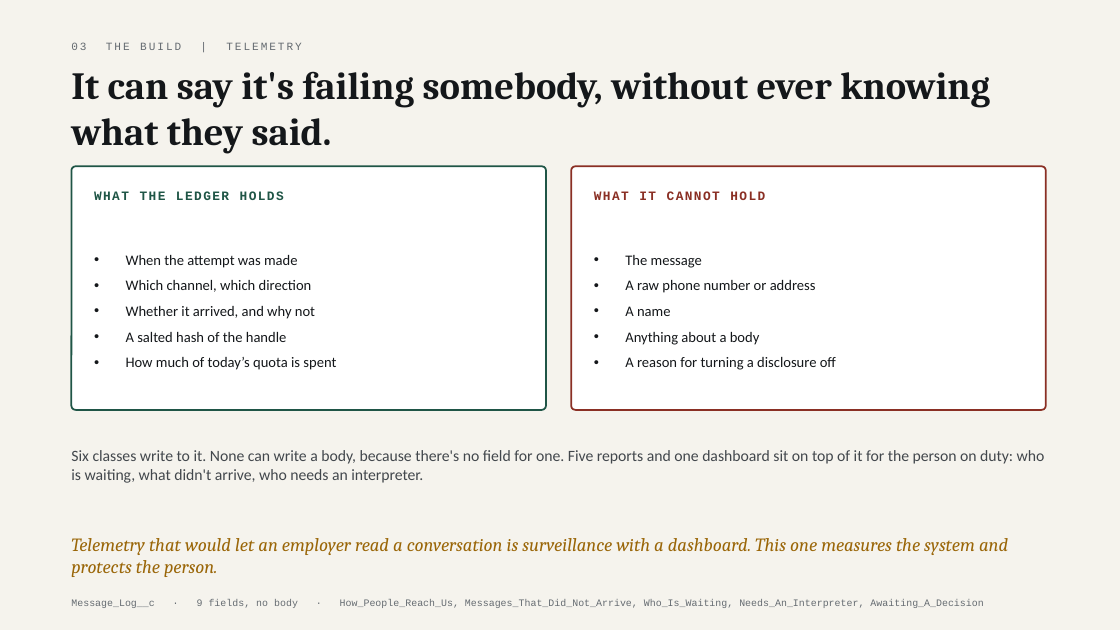
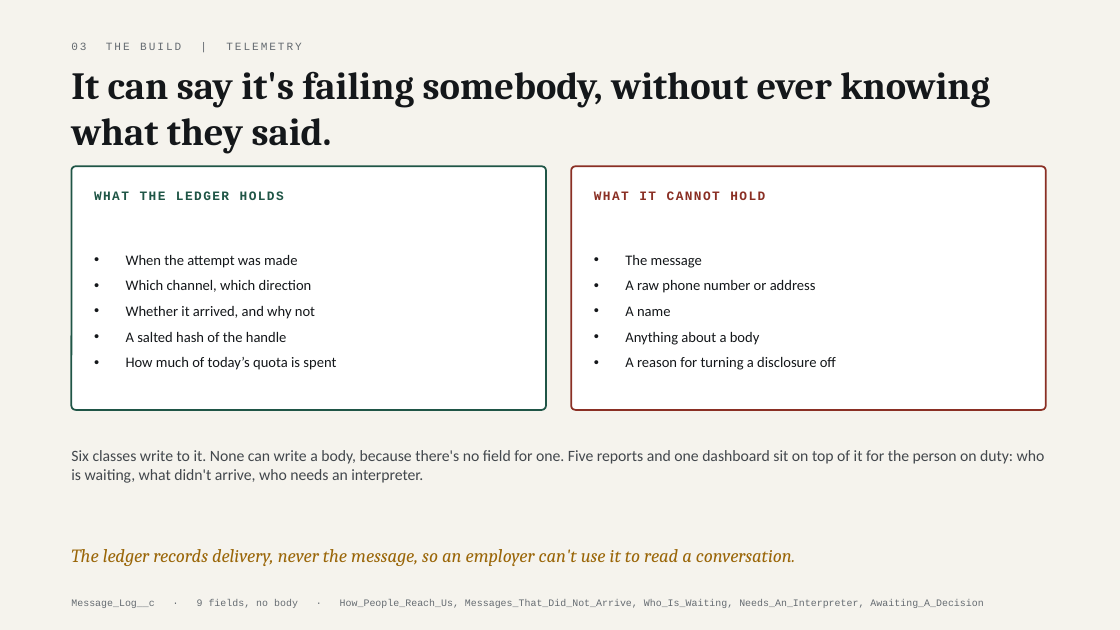
Before and after one commit to parthsevak2/curb-cut, a slide deck: slide 15 of deck/Curb-Cut.pptx. Drawn at 1120x630 pixels with LibreOffice and Linux fonts; fonts in the diff are those of the drawing. Boxes give left, top, right and bottom in pixels: in the first picture for what was removed or moved away, otherwise in the second. Text is boxed around its words. In the diff, an @@ line names an element or a change of style, - is before the commit and + after.

```diff
--- a/deck/Curb-Cut.pptx
+++ b/deck/Curb-Cut.pptx
@@ text at (x1=71, y1=549, x2=795, y2=566): text changed @@
-Telemetry that would let an employer read a conversation is surveillance with a dashboard. This one measures the system and protects the person.
+The ledger records delivery, never the message, so an employer can't use it to read a conversation.
```
Also in this commit, not shown: 13 other slides changed, 20 other files.
